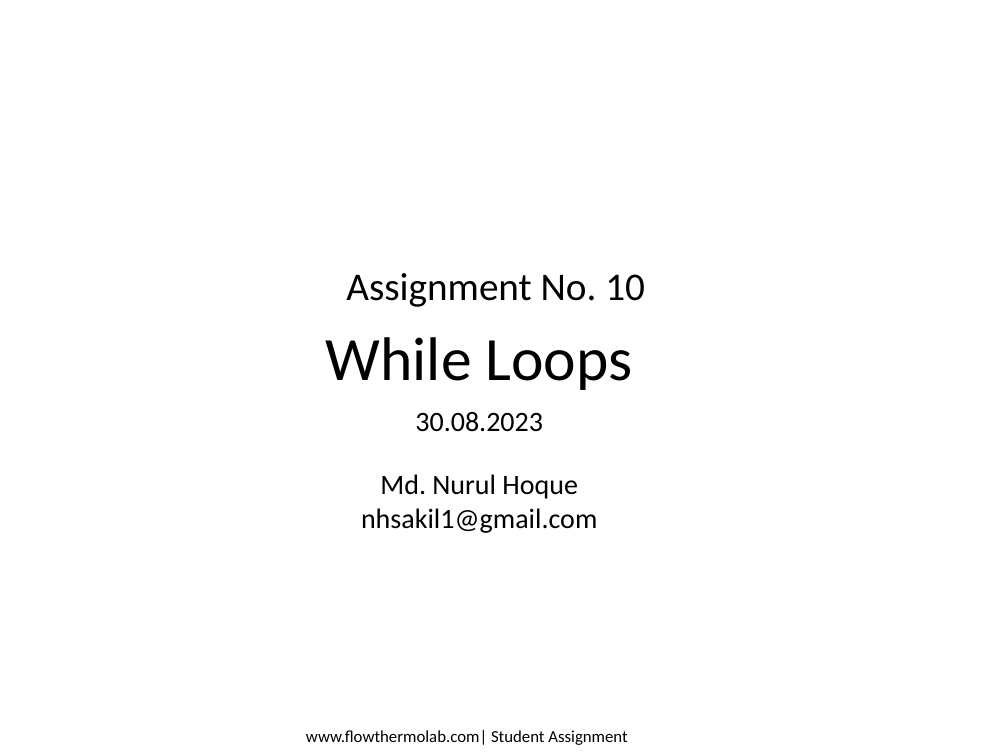
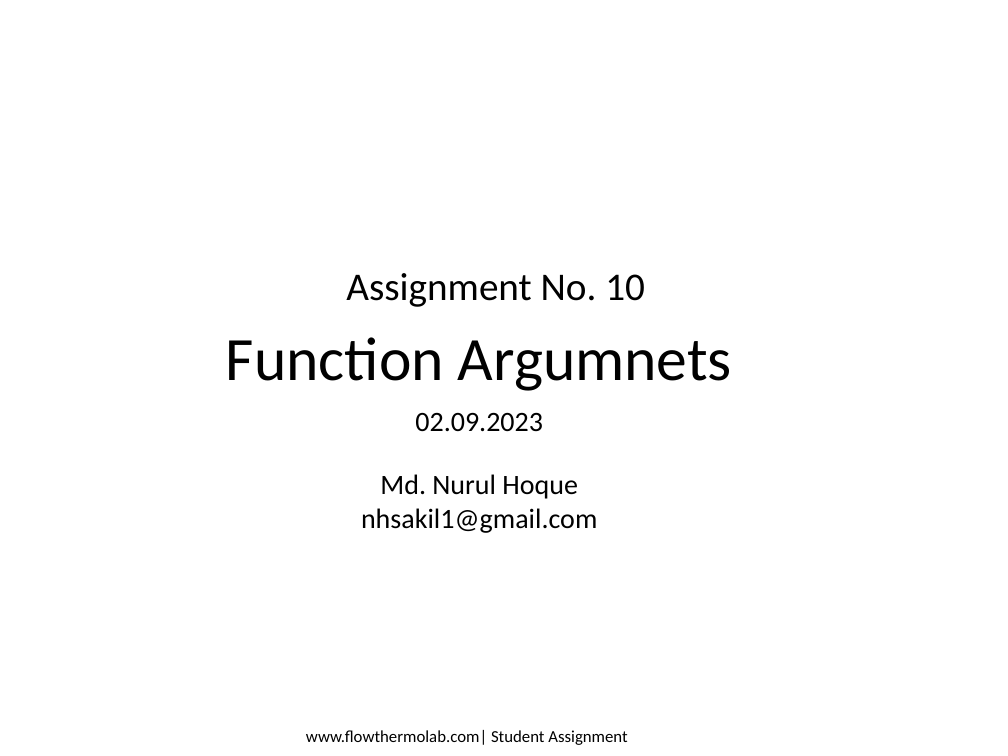
Before and after one commit to nhsakil/Python_Scientific, a slide deck: slide 1 of Assignment_Template_coding.pptx. Drawn at 1008x756 pixels with LibreOffice and Linux fonts; fonts in the diff are those of the drawing; background and template pictures are left out. Boxes give left, top, right and bottom in pixels: in the first picture for what was removed or moved away, otherwise in the second. Text is boxed around its words. In the diff, an @@ line names an element or a change of style, - is before the commit and + after.

```diff
--- a/Assignment_Template_coding.pptx
+++ b/Assignment_Template_coding.pptx
@@ text at [226,337,732,391]: text changed @@
-While Loops
+Function Argumnets
@@ text at [415,412,543,432]: text changed @@
-30.08.2023
+02.09.2023
```
Also in this commit, not shown: 4 other files.
